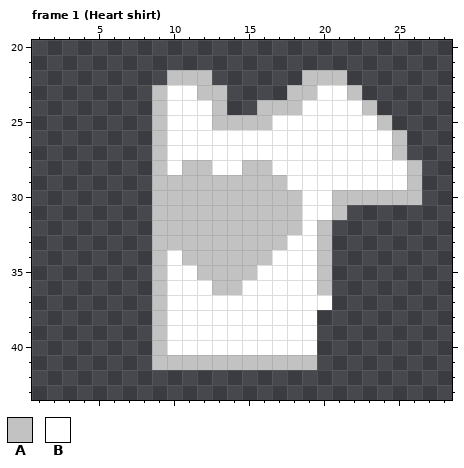
Pixel-art file: Assets/Resources/Clothes/Torso Left.aseprite. That is the earlier state.
32x64 pixels, 20 frames. Shown: frame 1 (Heart shirt): x 1..28, y 20..43. The commit also changed other frames, which this record leaves out.
Palette (. is transparent): A #c2c2c2  B #ffffff
Pixels before, frame 1 (Heart shirt), first column x 9:
22 .AAA......AAA.....
23 ABBAA....AABBA....
24 ABBBA..AAABBBBA...
25 ABBBAAAABBBBBBBA..
26 ABBBBBBBBBBBBBBBA.
27 ABBBBBBBBBBBBBBBA.
28 ABAABBAABBBBBBBBBA
29 AAAAAAAAABBBBBBBBA
30 AAAAAAAAAABBAAAAAA
31 AAAAAAAAAABBA.....
32 AAAAAAAAAABA......
33 AAAAAAAAABBA......
34 ABAAAAAABBBA......
35 ABBAAAABBBBA......
36 ABBBAABBBBBA......
37 ABBBBBBBBBBB......
38 ABBBBBBBBBB.......
39 ABBBBBBBBBB.......
40 ABBBBBBBBBB.......
41 AAAAAAAAAAA.......
Once edited:
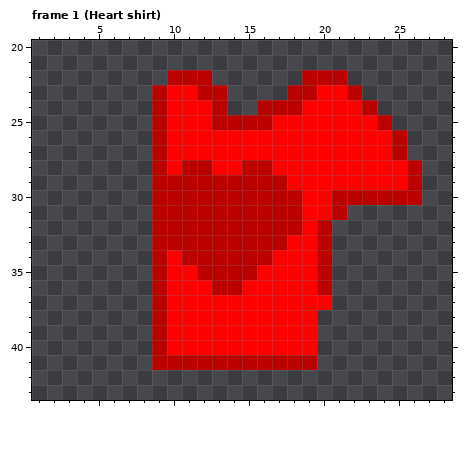
Change:
colour A: #c2c2c2 -> #bb0000
colour B: #ffffff -> #ff0000
Changed places in both pictures, as pixel boxes (x1, y1, x2, y2):
changed: (152, 70, 422, 370)
